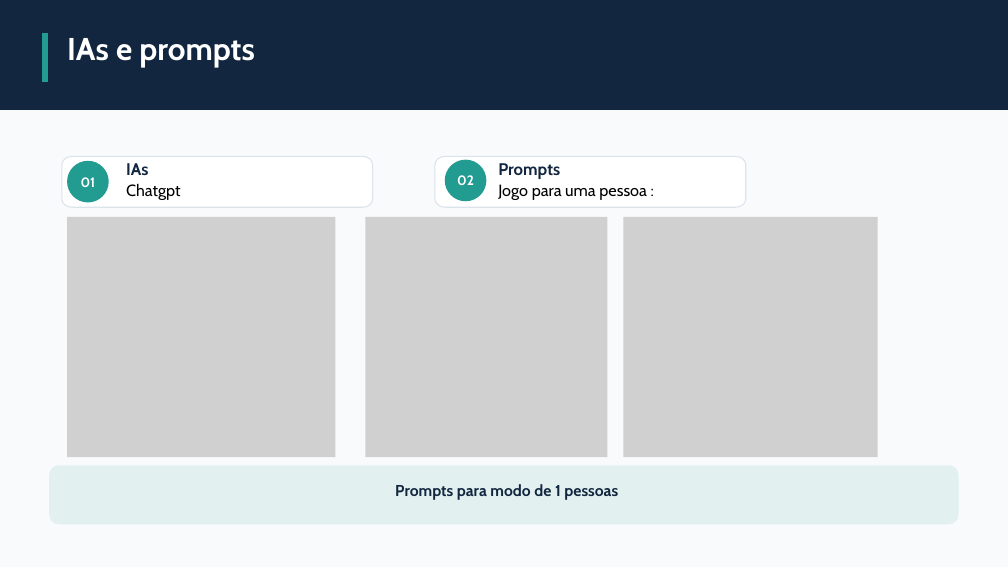
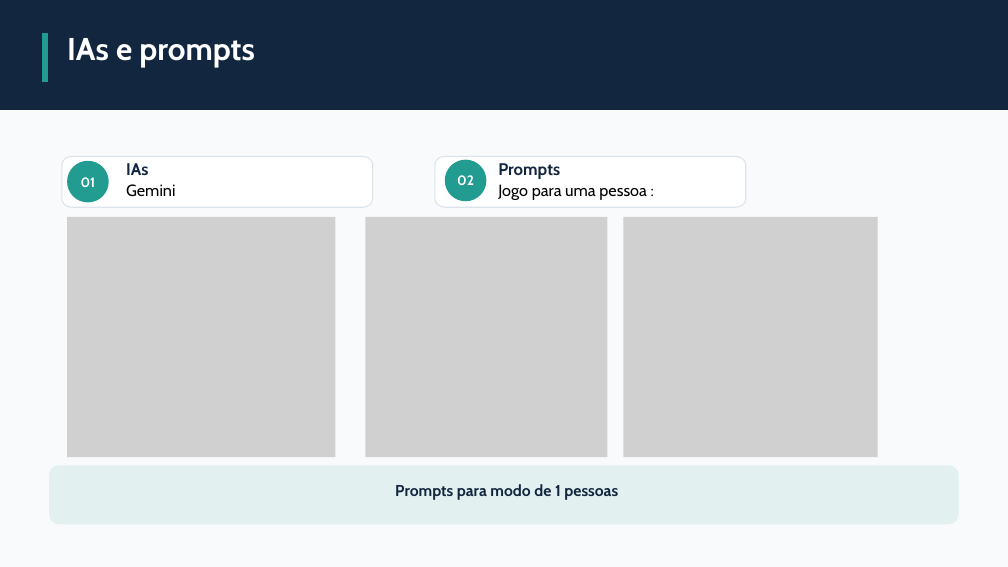
Before and after one commit to matheusrcabrera/Jogos-FECAP-1-semestre, a slide deck: slide 3 of Tetris/Tetris/slide_o_que_documentar.pptx_20261019_074115_0000.pptx. Drawn at 1008x567 pixels with LibreOffice and Linux fonts; fonts in the diff are those of the drawing; grey boxes stand for pictures. Boxes give left, top, right and bottom in pixels: in the first picture for what was removed or moved away, otherwise in the second. Text is boxed around its words. In the diff, an @@ line names an element or a change of style, - is before the commit and + after.

```diff
--- a/Tetris/Tetris/slide_o_que_documentar.pptx_20261019_074115_0000.pptx
+++ b/Tetris/Tetris/slide_o_que_documentar.pptx_20261019_074115_0000.pptx
@@ text at bbox=[126, 184, 175, 197]: text changed @@
-Chatgpt
+Gemini
```
Also in this commit, not shown: 6 other slides changed, 1 other file.
